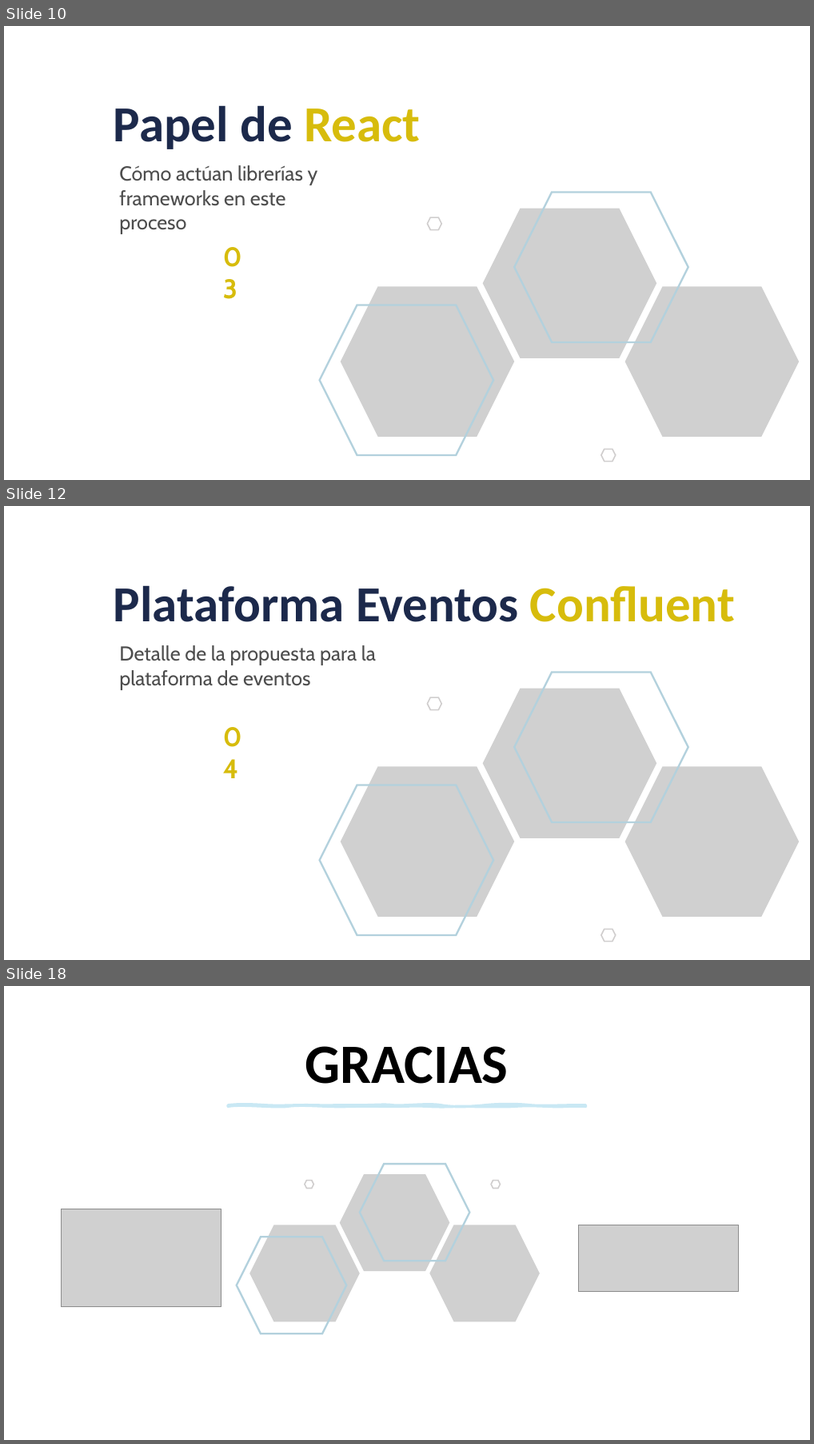
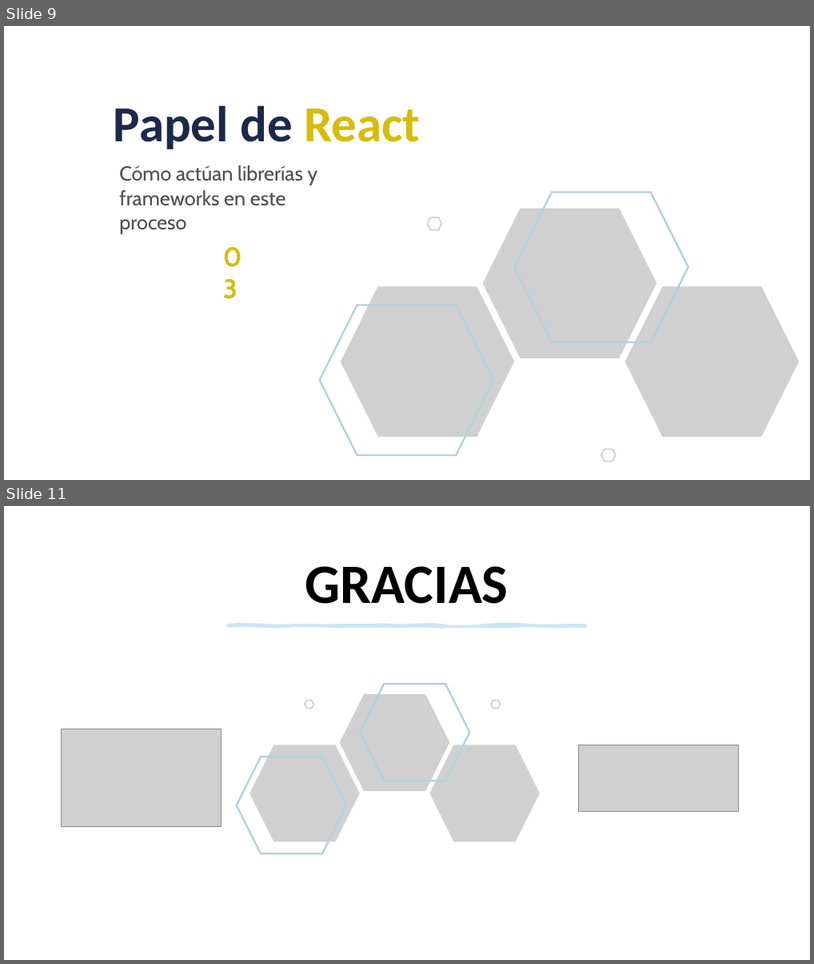
Before and after one commit to dqnid/uxcale-usal-front-presentation, a slide deck: AXPE_FRONT_TallerUSAL_.pptx. Shown one above the other, each under a label of ours: slides 10, 12 and 18 before the commit, slides 9 and 11 after it; the slides between them are not shown. The pictures are 814x1444 and 814x964 pixels, drawn with LibreOffice and Linux fonts; fonts in the diff are those of the drawing; grey boxes stand for pictures. Boxes give left, top, right and bottom in pixels: in the first picture for what was removed or moved away, otherwise in the second. Text is boxed around its words. In the diff, an @@ line names an element or a change of style, - is before the commit and + after.

```diff
--- a/AXPE_FRONT_TallerUSAL_.pptx
+++ b/AXPE_FRONT_TallerUSAL_.pptx
@@ slide 12 removed at [4,506,810,960], background #FFFFFF @@
@@ text removed at [114,585,735,622] @@
-Plataforma Eventos Confluent
@@ text removed at [119,645,376,690] @@
-Detalle de la propuesta para la plataforma de eventos
@@ text removed at [218,716,262,756] @@
-04
@@ group removed at [320,672,799,941]: 4 hexagons, 3 pictures @@
@@ what was slide 10 is now slide 9 @@
@@ what was slide 18 is now slide 11 @@
```
Also in this commit, not shown: 2 slides changed, 1 slide added, 7 other slides removed, 1 other file.
